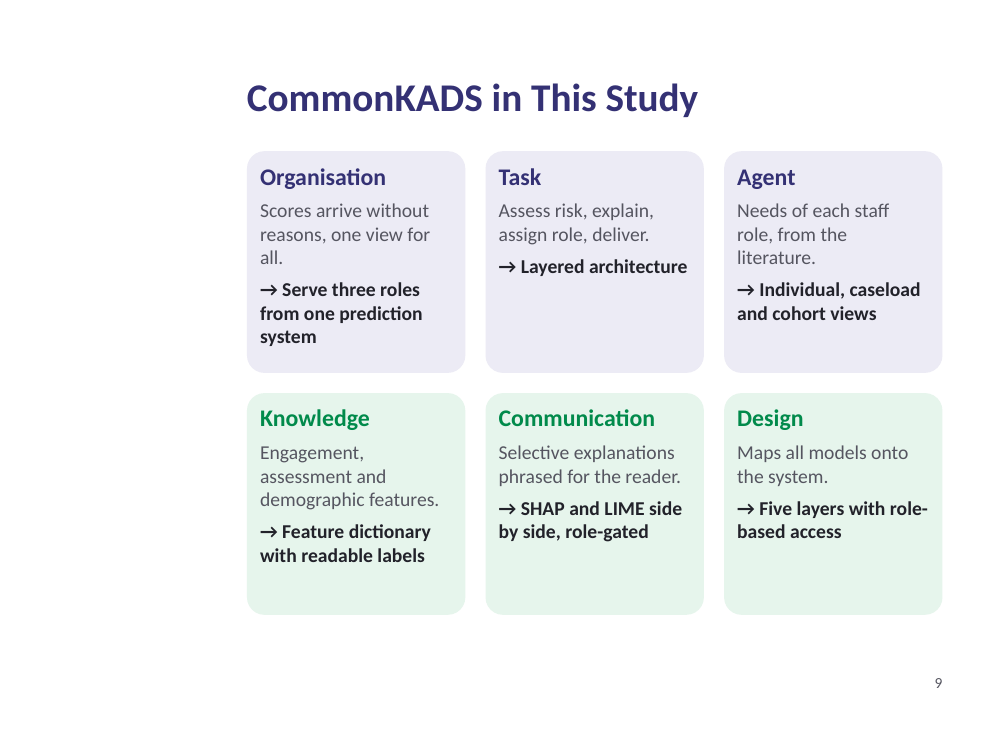
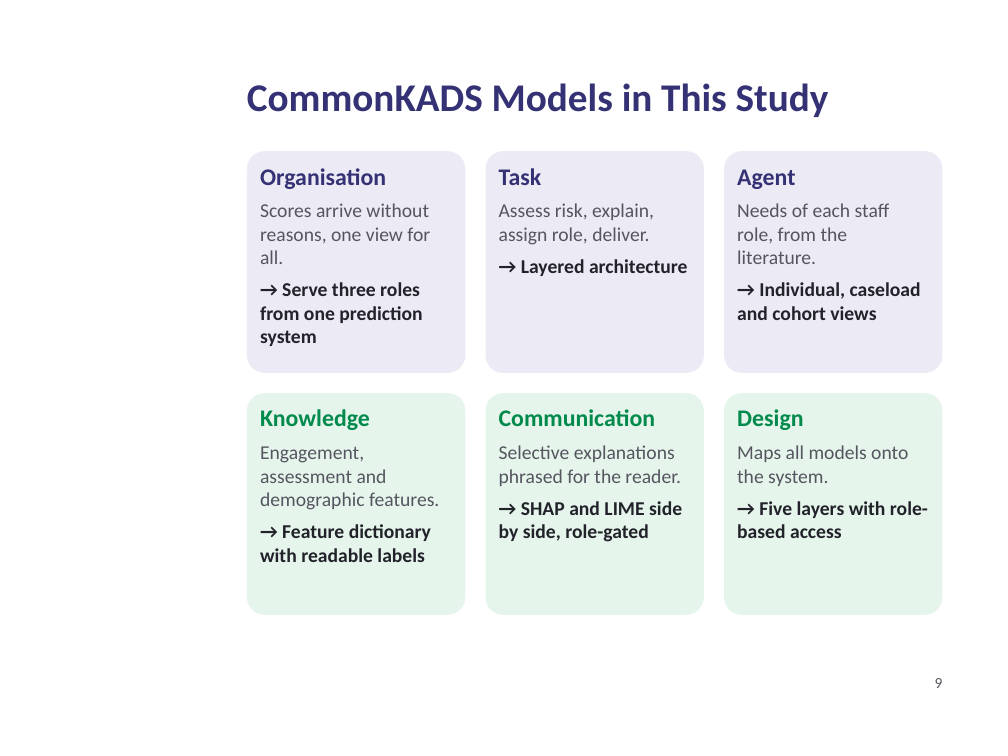
Before and after one commit to daniel-larry/python-run-result, a slide deck: slide 9 of Internal_Defense_Presentation.pptx. Drawn at 1008x756 pixels with LibreOffice and Linux fonts; fonts in the diff are those of the drawing; background and template pictures are left out. Boxes give left, top, right and bottom in pixels: in the first picture for what was removed or moved away, otherwise in the second. Text is boxed around its words. In the diff, an @@ line names an element or a change of style, - is before the commit and + after.

Commit message:
Defense deck: present the methodology as knowledge engineering (CommonKADS)

```diff
--- a/Internal_Defense_Presentation.pptx
+++ b/Internal_Defense_Presentation.pptx
@@ title at (x1=247, y1=83, x2=829, y2=117): text changed @@
-CommonKADS in This Study
+CommonKADS Models in This Study
```
Also in this commit, not shown: 2 other slides changed.
